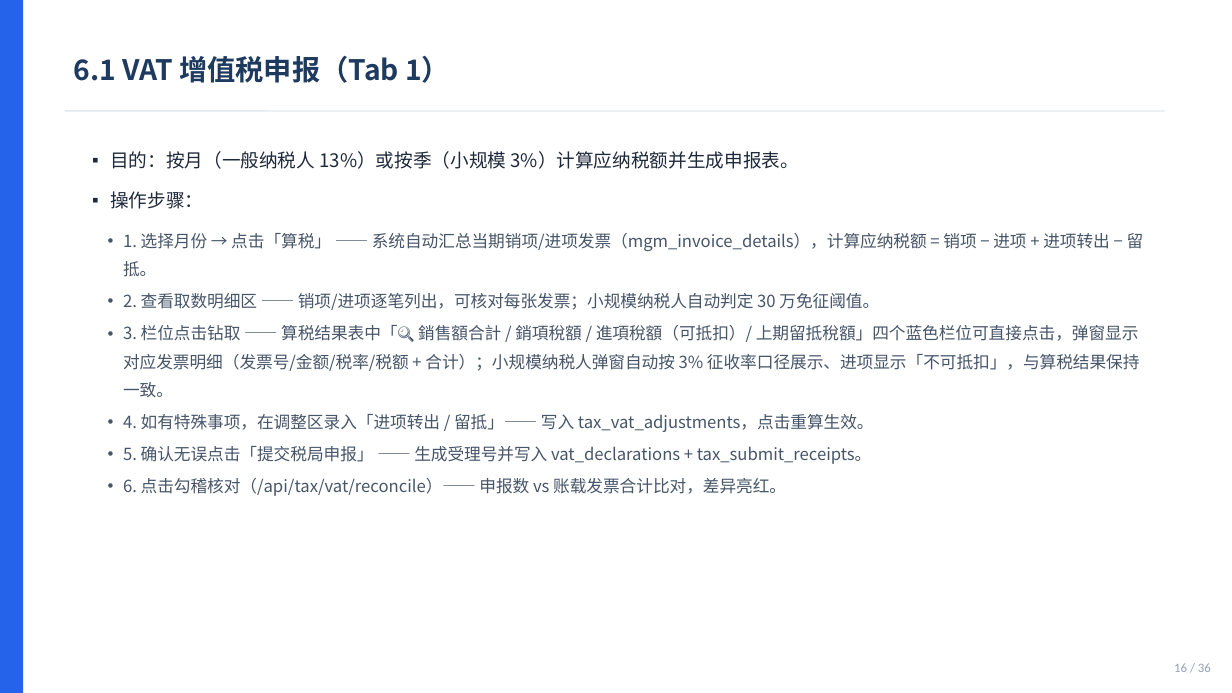
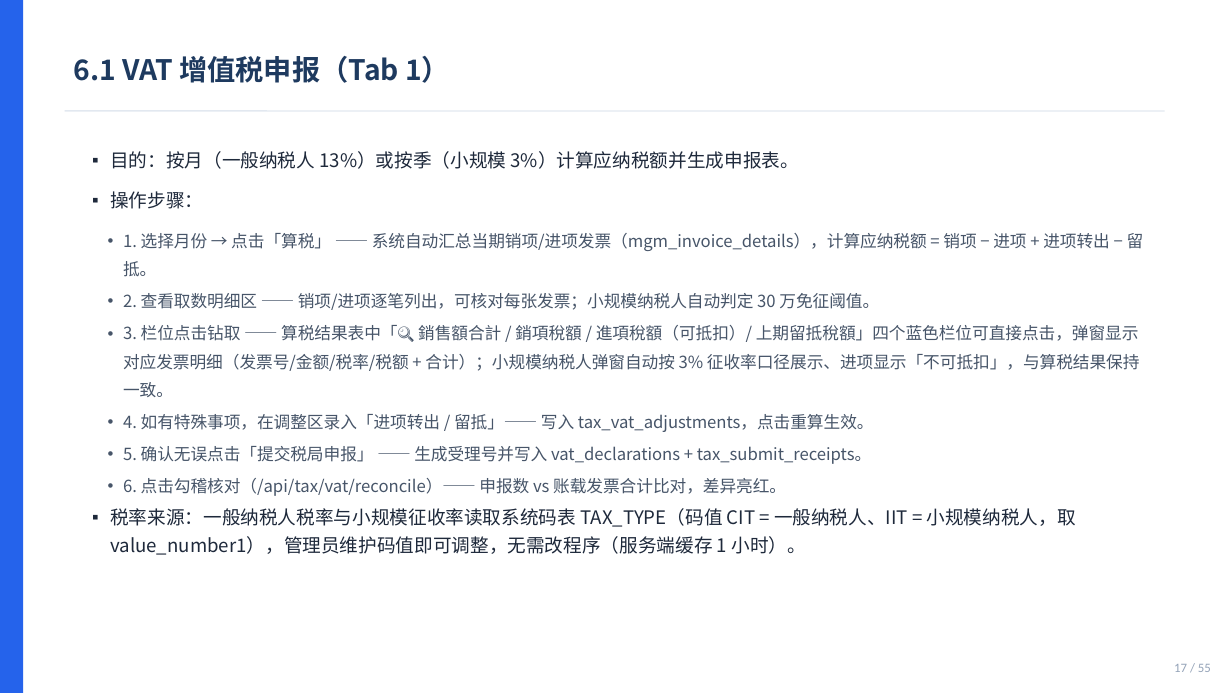
Before and after one commit to rocky1953/ERMM-finance-system, a slide deck: slide 17 of docs/ERMM_使用者操作手冊.pptx (slide 16 before the commit). Drawn at 1232x693 pixels with LibreOffice and Linux fonts; fonts in the diff are those of the drawing. Boxes give left, top, right and bottom in pixels: in the first picture for what was removed or moved away, otherwise in the second. Text is boxed around its words. In the diff, an @@ line names an element or a change of style, - is before the commit and + after.

Commit message:
docs: 同步系统手册、角色操作手册、架构图与高管简报

```diff
--- a/docs/ERMM_使用者操作手冊.pptx
+++ b/docs/ERMM_使用者操作手冊.pptx
@@ text at (110, 508, 1076, 555): paragraph added @@
+▪ 税率来源：一般纳税人税率与小规模征收率读取系统码表 TAX_TYPE（码值 CIT = 一般纳税人、IIT = 小规模纳税人，取 value_number1），管理员维护码值即可调整，无需改程序（服务端缓存 1 小时）。
@@ text at (1174, 664, 1211, 672): text changed @@
-16 / 36
+17 / 55
```
Also in this commit, not shown: 30 other slides changed, 19 slides added, 28 other files.
